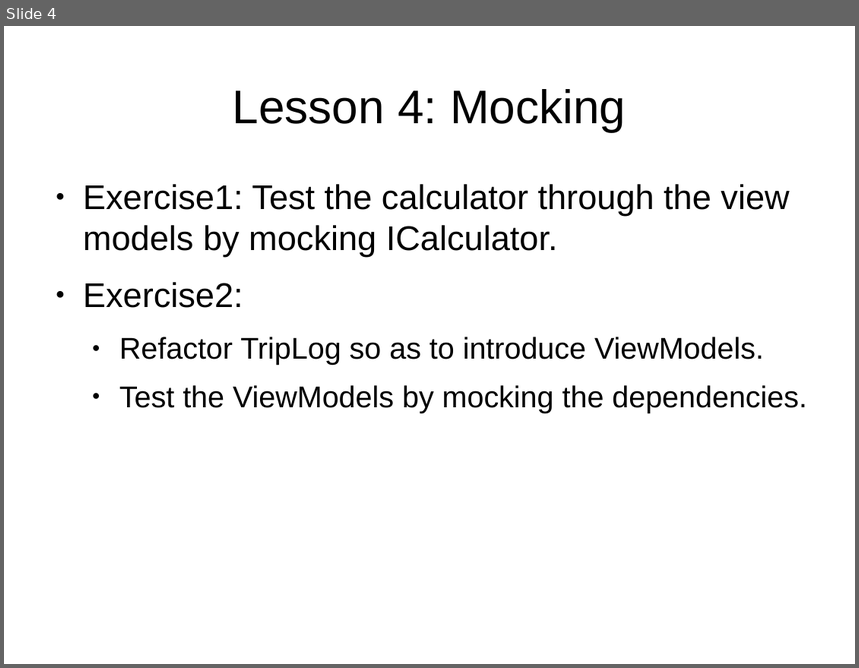
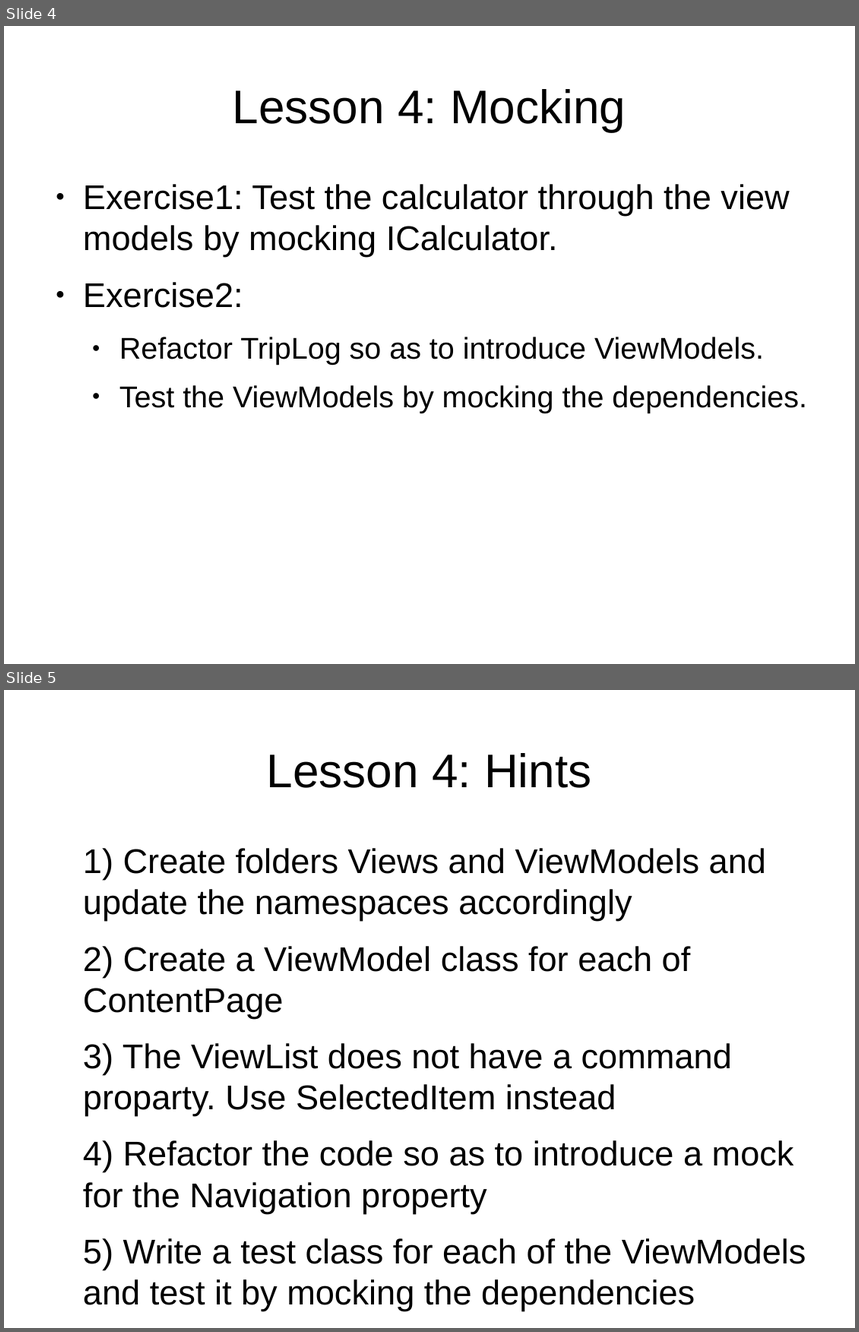
Before and after one commit to umbgtt10/TripLogFinal, a slide deck: Lessons/Lesson4/Lesson.odp. Shown one above the other, each under a label of ours: slide 4 before the commit, slides 4 and 5 after it. The pictures are 859x668 and 859x1332 pixels, drawn with LibreOffice and Linux fonts; fonts in the diff are those of the drawing. Boxes give left, top, right and bottom in pixels: in the first picture for what was removed or moved away, otherwise in the second. Text is boxed around its words. In the diff, an @@ line names an element or a change of style, - is before the commit and + after.

```diff
--- a/Lessons/Lesson4/Lesson.odp
+++ b/Lessons/Lesson4/Lesson.odp
@@ slide 5 added at (4,690,855,1328), background #FFFFFF @@
@@ title added at (267,753,591,788), 44 pt, text #000000 @@
+Lesson 4: Hints
@@ text added at (83,848,807,1312), 32 pt, text #000000 @@
+1) Create folders Views and ViewModels and update the namespaces accordingly
+2) Create a ViewModel class for each of ContentPage
+3) The ViewList does not have a command proparty. Use SelectedItem instead
+4) Refactor the code so as to introduce a mock for the Navigation property
+5) Write a test class for each of the ViewModels and test it by mocking the dependencies
```
Also in this commit, not shown: 1 other slide added, 3 slides removed, 18 other files.
